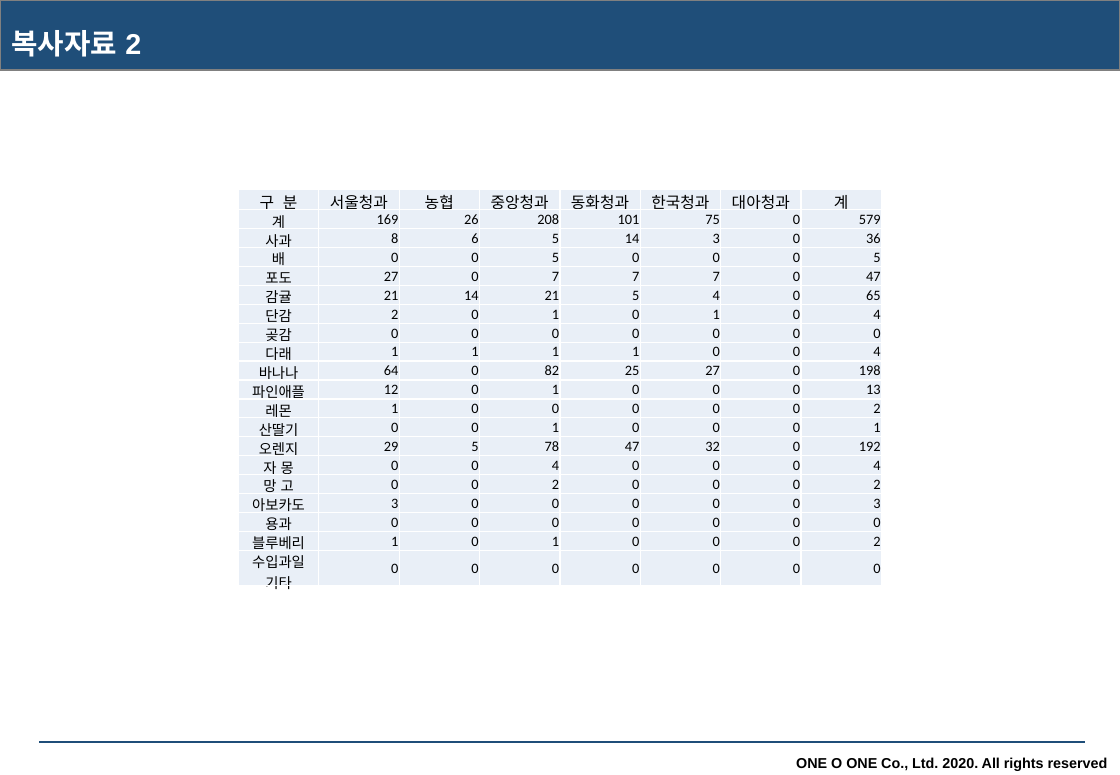
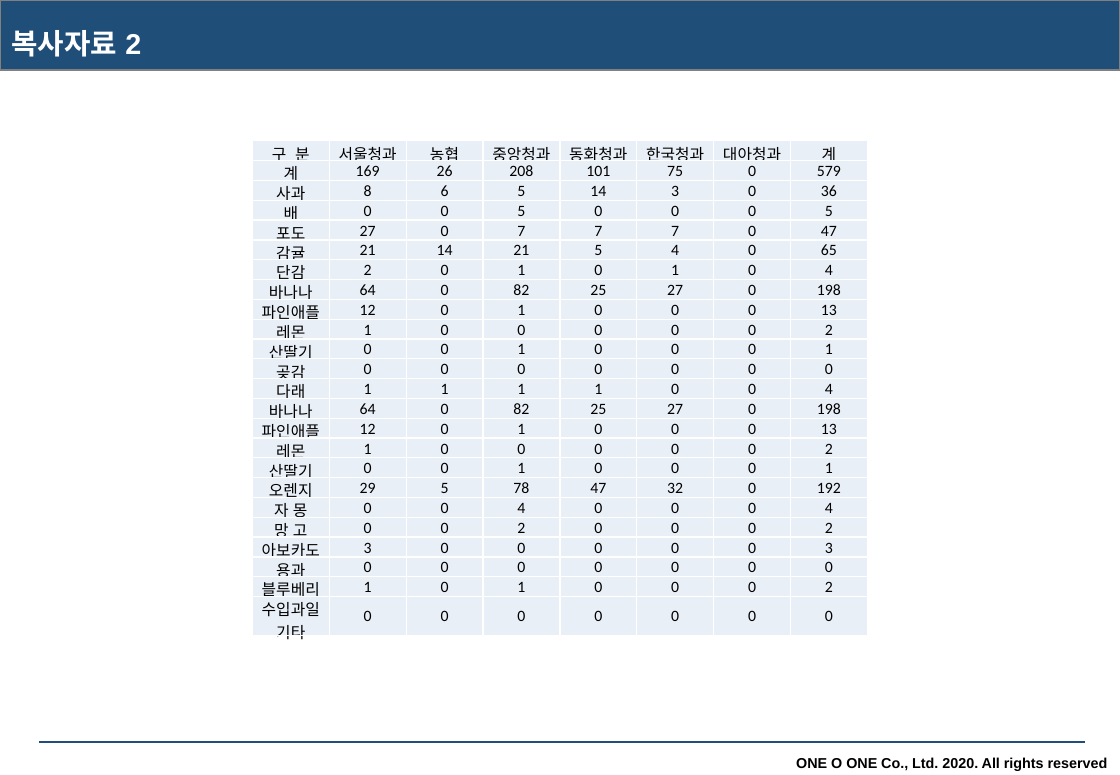
Before and after one commit to seyongkim12/SingleFramework, a slide deck: slide 9 of 2.Output/2020-06-18.pptx. Drawn at 1120x775 pixels with LibreOffice and Linux fonts; fonts in the diff are those of the drawing. Boxes give left, top, right and bottom in pixels: in the first picture for what was removed or moved away, otherwise in the second. Text is boxed around its words. In the diff, an @@ line names an element or a change of style, - is before the commit and + after.

```diff
--- a/2.Output/2020-06-18.pptx
+++ b/2.Output/2020-06-18.pptx
@@ table at (x1=252, y1=141, x2=865, y2=643) @@
+row 8: 바나나 | 64 | 0 | 82 | 25 | 27 | 0 | 198
+row 9: 파인애플 | 12 | 0 | 1 | 0 | 0 | 0 | 13
+row 10: 레몬 | 1 | 0 | 0 | 0 | 0 | 0 | 2
+row 11: 산딸기 | 0 | 0 | 1 | 0 | 0 | 0 | 1
@@ table resized from (x1=239, y1=189, x2=884, y2=593) to (x1=252, y1=141, x2=865, y2=643) @@
```
Also in this commit, not shown: 1 other slide changed, 6 other files.
